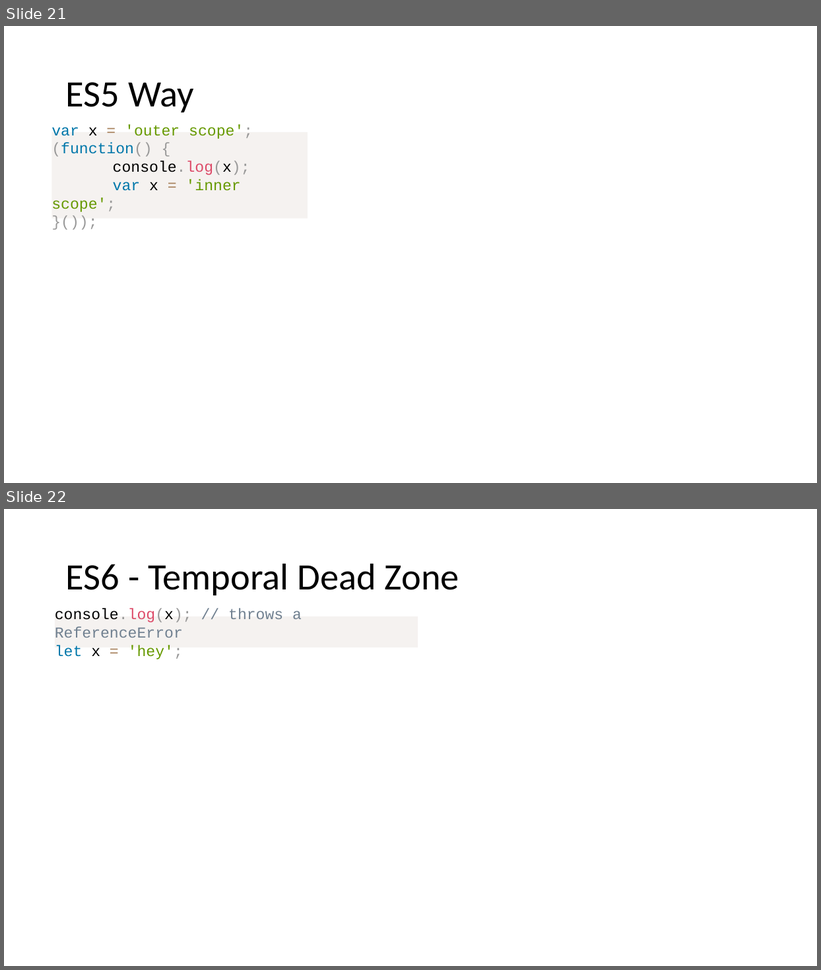
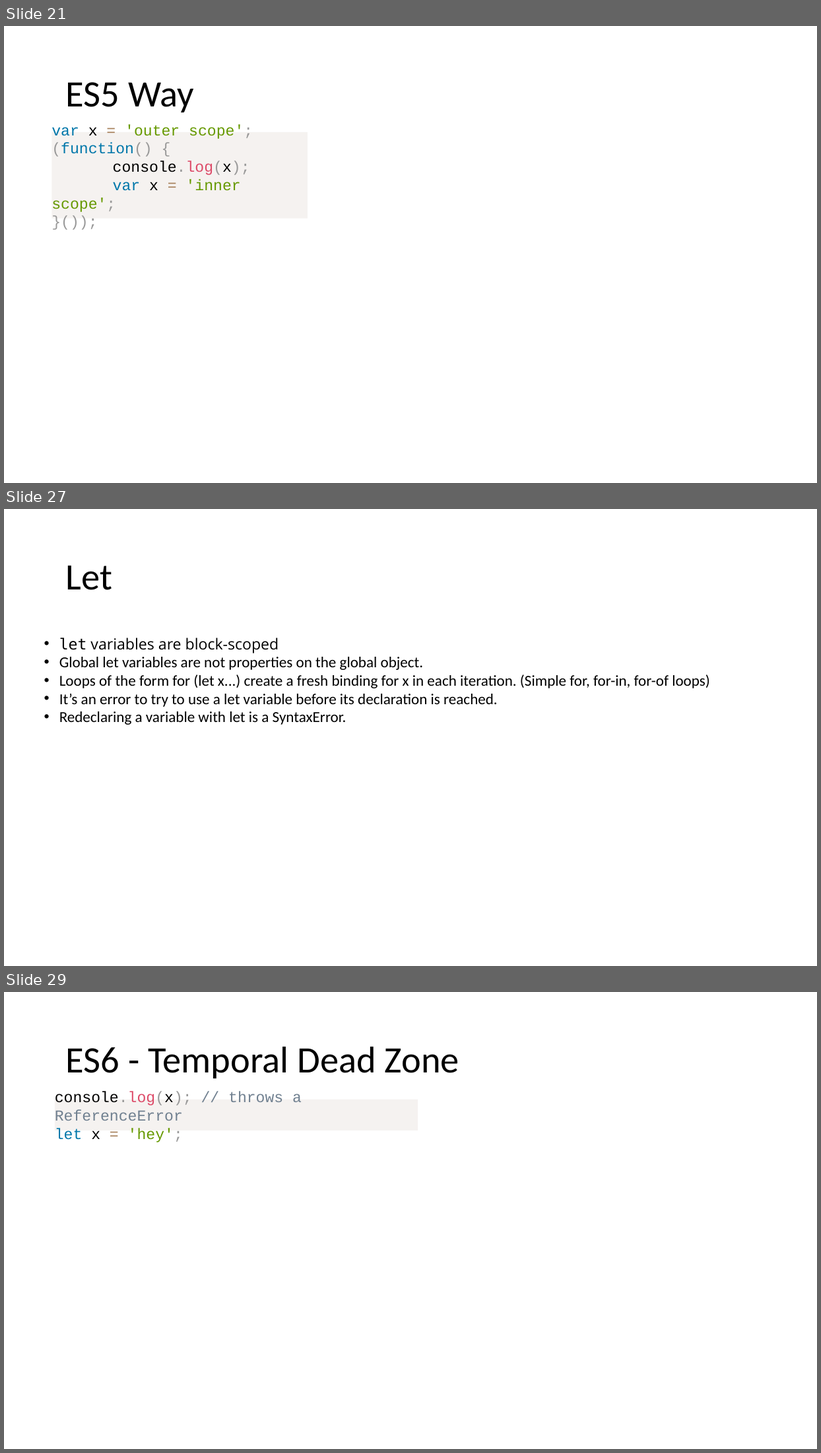
Before and after one commit to dzmitry-varabei/front-end-course, a slide deck: es6/es6.pptx. Shown one above the other, each under a label of ours: slides 21 and 22 before the commit, slides 21, 27 and 29 after it; the slides between them are not shown. The pictures are 821x970 and 821x1453 pixels, drawn with LibreOffice and Linux fonts; fonts in the diff are those of the drawing. Boxes give left, top, right and bottom in pixels: in the first picture for what was removed or moved away, otherwise in the second. Text is boxed around its words. In the diff, an @@ line names an element or a change of style, - is before the commit and + after.

```diff
--- a/es6/es6.pptx
+++ b/es6/es6.pptx
@@ slide 27 added at box(4, 509, 817, 966), background #FFFFFF @@
@@ title added at box(66, 565, 112, 590), 44 pt, text #000000 @@
+Let
@@ text added at box(59, 638, 710, 725), 18 pt, text #000000 @@
+• let variables are block-scoped
+• Global let variables are not properties on the global object.
+• Loops of the form for (let x...) create a fresh binding for x in each iteration. (Simple for, for-in, for-of loops)
+• It’s an error to try to use a let variable before its declaration is reached.
+• Redeclaring a variable with let is a SyntaxError.
@@ what was slide 22 is now slide 29 @@
```
Also in this commit, not shown: 9 other slides added, 6 other files.
